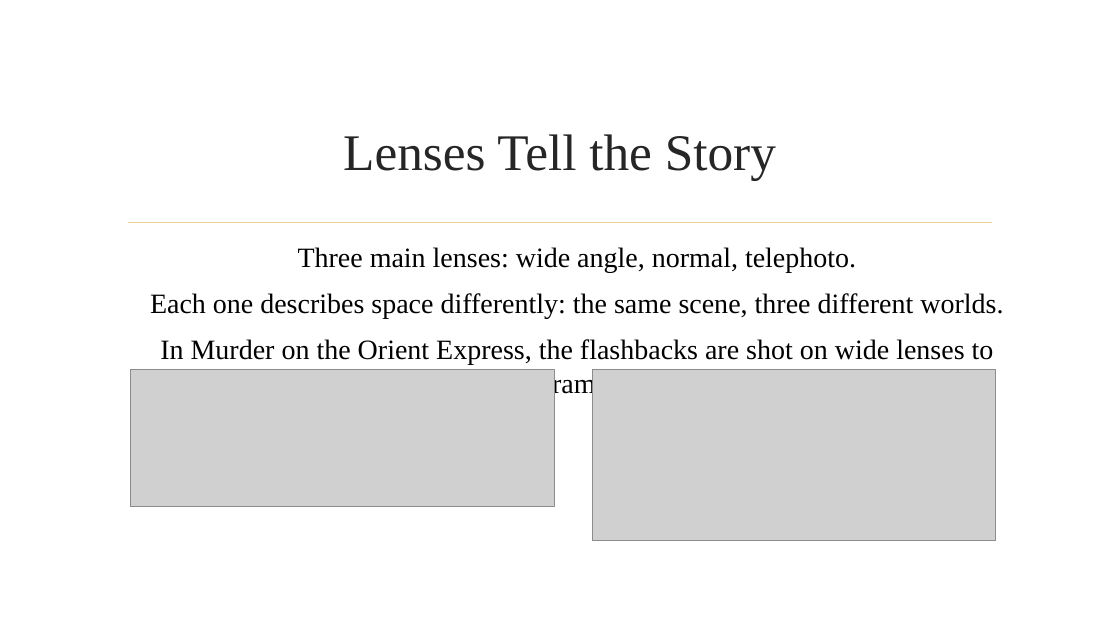
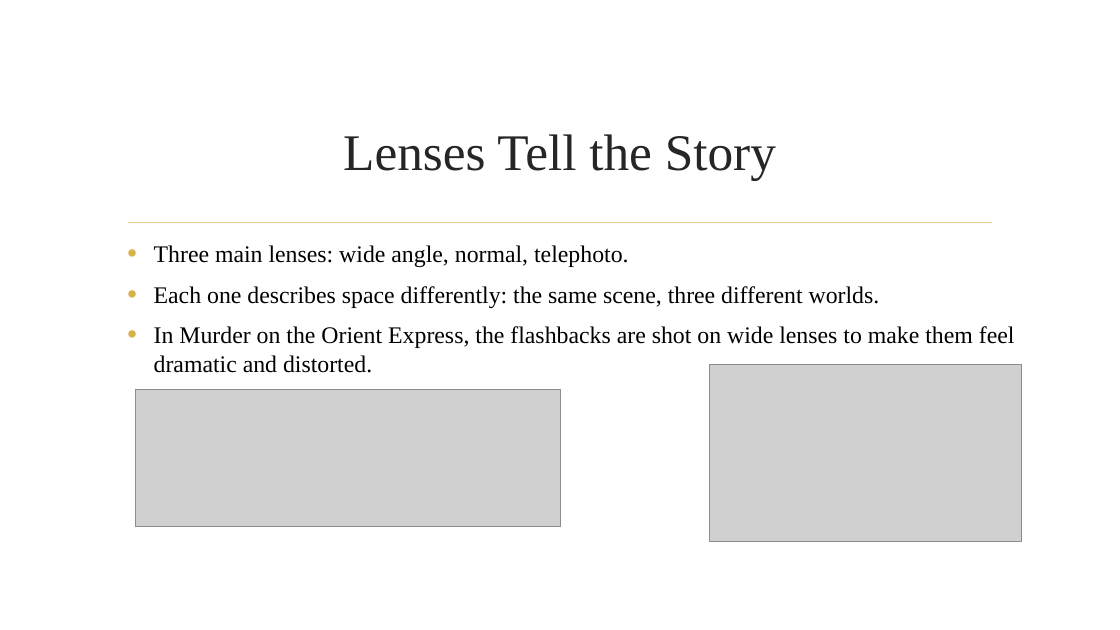
Before and after one commit to dcoes/Classes, a slide deck: slide 23 of Storyboarding/NewLectures/06_Perspective_REVISED.pptx. Drawn at 1120x630 pixels with LibreOffice and Linux fonts; fonts in the diff are those of the drawing; grey boxes stand for pictures; background and template pictures are left out. Boxes give left, top, right and bottom in pixels: in the first picture for what was removed or moved away, otherwise in the second. Text is boxed around its words. In the diff, an @@ line names an element or a change of style, - is before the commit and + after.

```diff
--- a/Storyboarding/NewLectures/06_Perspective_REVISED.pptx
+++ b/Storyboarding/NewLectures/06_Perspective_REVISED.pptx
@@ text "Three main lenses: wide angle, ..." at (x1=154, y1=245, x2=1015, y2=373): size 24 to 20.4 pt; alignment centre to left; bullet none to • @@
@@ picture moved from (x1=130, y1=370, x2=555, y2=507) to (x1=136, y1=389, x2=560, y2=526) @@
@@ picture resized from (x1=592, y1=370, x2=996, y2=541) to (x1=709, y1=365, x2=1022, y2=541) @@
```
Also in this commit, not shown: 10 other slides changed, 2 slides removed, 2 other files.
